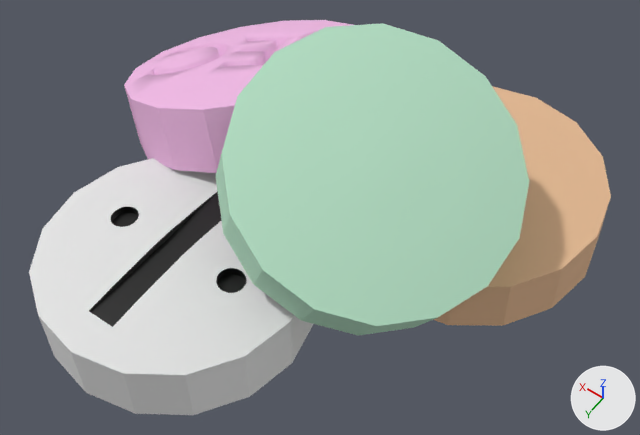
Before and after pictures for a commit that changed the Blender file Assets/Models/MapObject/ColorfulRamune.blend.
The view is the same before and after, from a camera (50 mm lens) standing at (-0.771, 1.057, 0.692) and looking at (-0.098, 0.115, -0.789). Arrows for +X, +Y and +Z are at lower right; the lights stay in place.

In view in the first picture: 'ColorfulRamune.001', 'ColorfulRamune.002', 'ColorfulRamune.003', 'ColorfulRamune.004'.
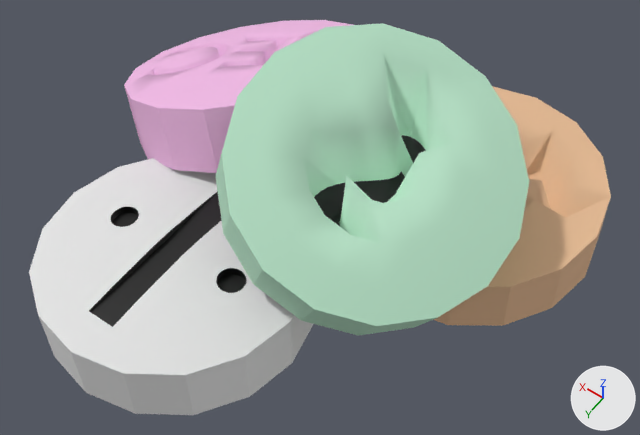
Location of each change, [x1, y1, x2, y2] in pixels of the pictures (640 x 435 px):
part 1 of me_colorfulramune_003, built on: [520, 132, 611, 236] in both
part 2 of me_colorfulramune_004, built on: [303, 55, 463, 243] in both

Diff of the bpy script that builds the scene:
```diff
--- a/Assets/Models/MapObject/ColorfulRamune.blend.py
+++ b/Assets/Models/MapObject/ColorfulRamune.blend.py
@@ me_colorfulramune_003 @@
 # used by ob_colorfulramune_003; location = (-0.299, -0.199, -0.895)
-me_colorfulramune_003.from_pydata(...)  # 130 vertices, 144 faces; spans x -0.304..0.304, y -0.302..0.302, z -0.105..0.105
+me_colorfulramune_003.from_pydata(...)  # 298 vertices, 176 faces; spans x -0.304..0.304, y -0.302..0.302, z -0.105..0.105
+# me_colorfulramune_003 part 1
+# 5 vertices are removed from x -0.102..0.11, y -0.105..0.056, z 0.093..0.105
+# 24 faces are deleted
+# 163 vertices are added at x -0.225..0.23, y -0.135..0.075, z -0.038..-0.008
+# 5 new vertices lie (0.004, 0.001, 0.0) away from vertices in x -0.099..0.094, y -0.124..0.074, z -0.021..-0.01
+# 5 new vertices lie (0.0, 0.004, 0.0) away from vertices in x -0.116..0.112, y 0.034..0.05, z -0.023..-0.011
+# 32 new faces join them, mat_mat_4 (beige #e7bc95), smooth
+# 24 new faces join them, mat_mat_base (black #000000), smooth
 me_colorfulramune_003.materials.append(mat_mat_4)
+me_colorfulramune_003.materials.append(mat_mat_base)  # black #000000
@@ me_colorfulramune_004 @@
 # used by ob_colorfulramune_004; location = (-0.19, 0.071, -0.643)
-me_colorfulramune_004.from_pydata(...)  # 130 vertices, 144 faces; spans x -0.301..0.301, y -0.307..0.307, z -0.199..0.199
+me_colorfulramune_004.from_pydata(...)  # 269 vertices, 164 faces; spans x -0.301..0.301, y -0.307..0.307, z -0.199..0.199
+# me_colorfulramune_004 part 2
+# 5 vertices are removed from x -0.053..0.03, y -0.121..0.067, z 0.094..0.13
+# 27 faces are deleted
+# 144 vertices are added at x -0.069..0.068, y -0.137..0.156, z -0.066..0.015
+# 30 new faces join them, mat_mat_3 (green #bce7cb), smooth
+# 17 new faces join them, mat_mat_base (black #000000), smooth
 me_colorfulramune_004.materials.append(mat_mat_3)
+me_colorfulramune_004.materials.append(mat_mat_base)  # black #000000
```
